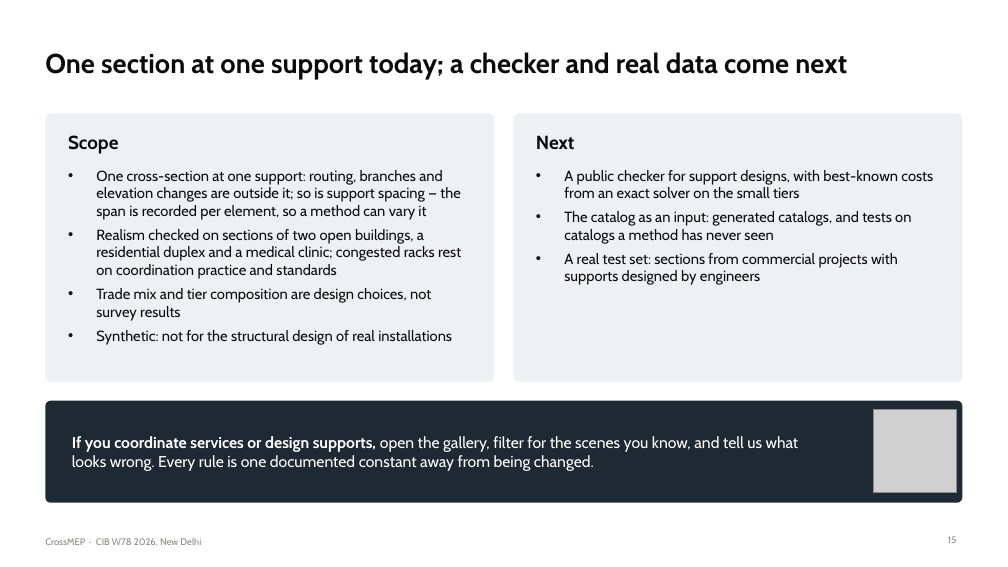
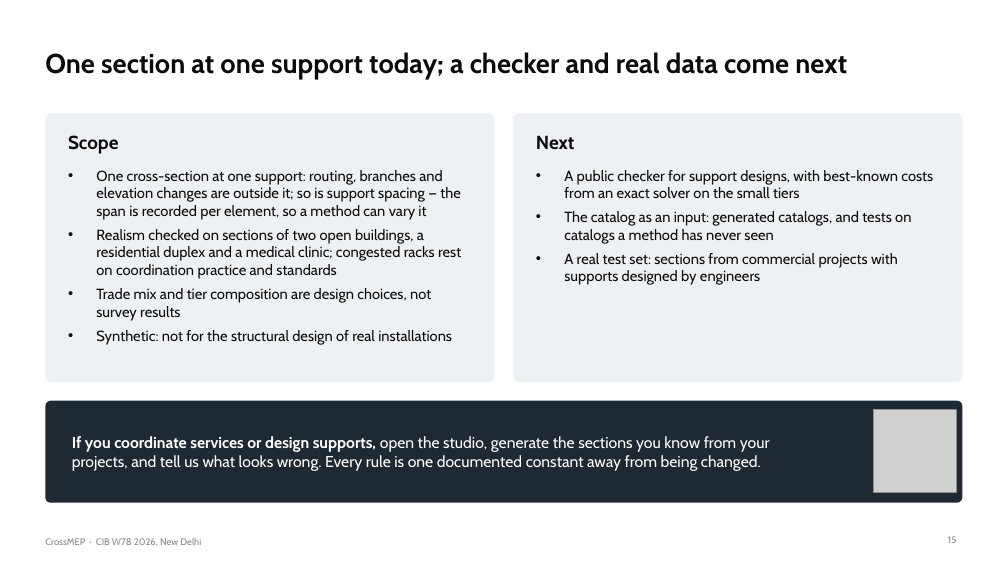
Before and after one commit to lavinia-ped/CrossMEP_Dataset, a slide deck: slide 15 of docs/CrossMEP_CIBW78_talk.pptx. Drawn at 1008x567 pixels with LibreOffice and Linux fonts; fonts in the diff are those of the drawing; grey boxes stand for pictures. Boxes give left, top, right and bottom in pixels: in the first picture for what was removed or moved away, otherwise in the second. Text is boxed around its words. In the diff, an @@ line names an element or a change of style, - is before the commit and + after.

Commit message:
Talk: Stanford and Hilti logos on the title and closing slides; slide text free of repository file names

```diff
--- a/docs/CrossMEP_CIBW78_talk.pptx
+++ b/docs/CrossMEP_CIBW78_talk.pptx
@@ text at (72,436,770,471): text changed @@
-If you coordinate services or design supports, open the gallery, filter for the scenes you know, and tell us what looks wrong. Every rule is one documented constant away from being changed.
+If you coordinate services or design supports, open the studio, generate the sections you know from your projects, and tell us what looks wrong. Every rule is one documented constant away from being changed.
```
Also in this commit, not shown: 5 other slides changed, 7 other files.
